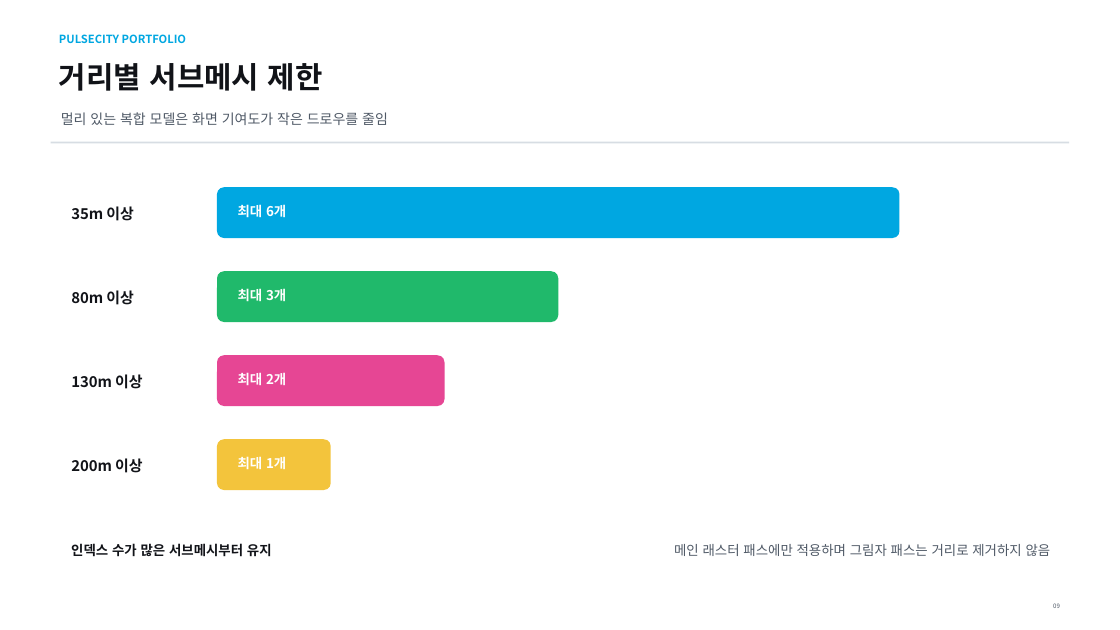
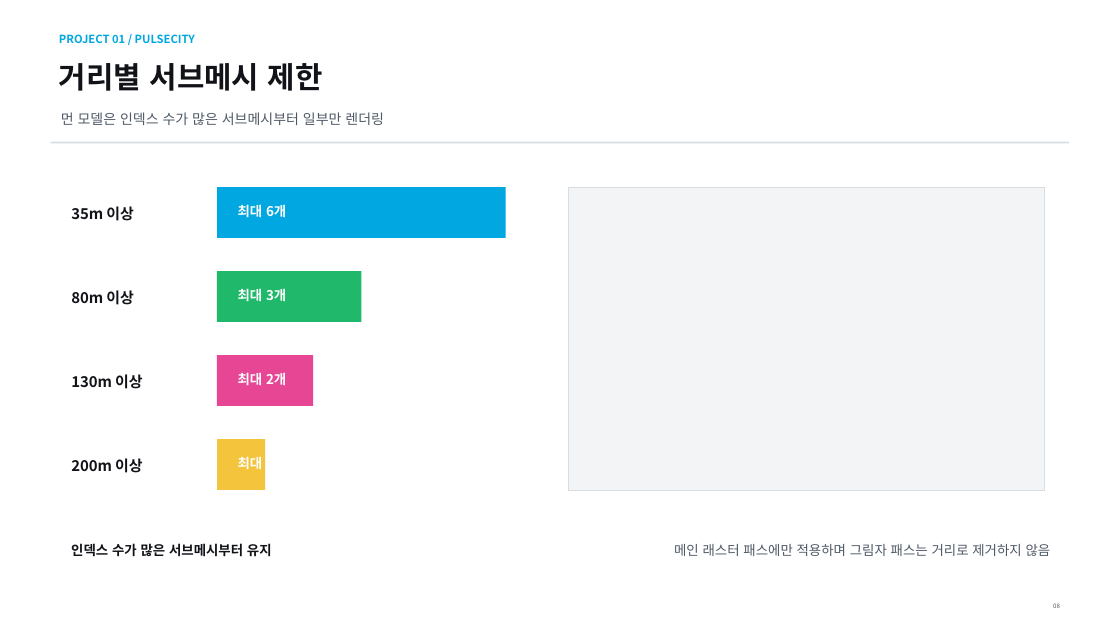
Before and after one commit to nohc2001/PulseCity, a slide deck: slide 8 of 포트폴리오/진성준/임동건_포트폴리오.pptx (slide 9 before the commit). Drawn at 1120x630 pixels with LibreOffice and Linux fonts; fonts in the diff are those of the drawing. Boxes give left, top, right and bottom in pixels: in the first picture for what was removed or moved away, otherwise in the second. Text is boxed around its words. In the diff, an @@ line names an element or a change of style, - is before the commit and + after.

```diff
--- a/포트폴리오/진성준/임동건_포트폴리오.pptx
+++ b/포트폴리오/진성준/임동건_포트폴리오.pptx
@@ text at [59, 34, 195, 43]: text changed @@
-PULSECITY PORTFOLIO
+PROJECT 01 / PULSECITY
@@ text at [61, 112, 384, 125]: text changed @@
-멀리 있는 복합 모델은 화면 기여도가 작은 드로우를 줄임
+먼 모델은 인덱스 수가 많은 서브메시부터 일부만 렌더링
@@ rounded rectangle to rectangle in 4 elements at [217, 439, 265, 490], [217, 355, 313, 406], [217, 271, 361, 322], [217, 187, 506, 238] @@
@@ rectangle: place and size @@
-rectangle at [217, 187, 899, 238]
+rectangle at [217, 187, 506, 238]
@@ rectangle added at [569, 187, 1045, 491], fill #F2F4F6, outline #D7DDE3 0.75 pt @@
@@ rectangle: place and size @@
-rectangle at [217, 271, 558, 322]
+rectangle at [217, 271, 361, 322]
@@ rectangle: place and size @@
-rectangle at [217, 355, 444, 406]
+rectangle at [217, 355, 313, 406]
@@ rectangle: place and size @@
-rectangle at [217, 439, 330, 490]
+rectangle at [217, 439, 265, 490]
```
Also in this commit, not shown: 6 other slides changed, 6 slides added, 13 slides removed.
